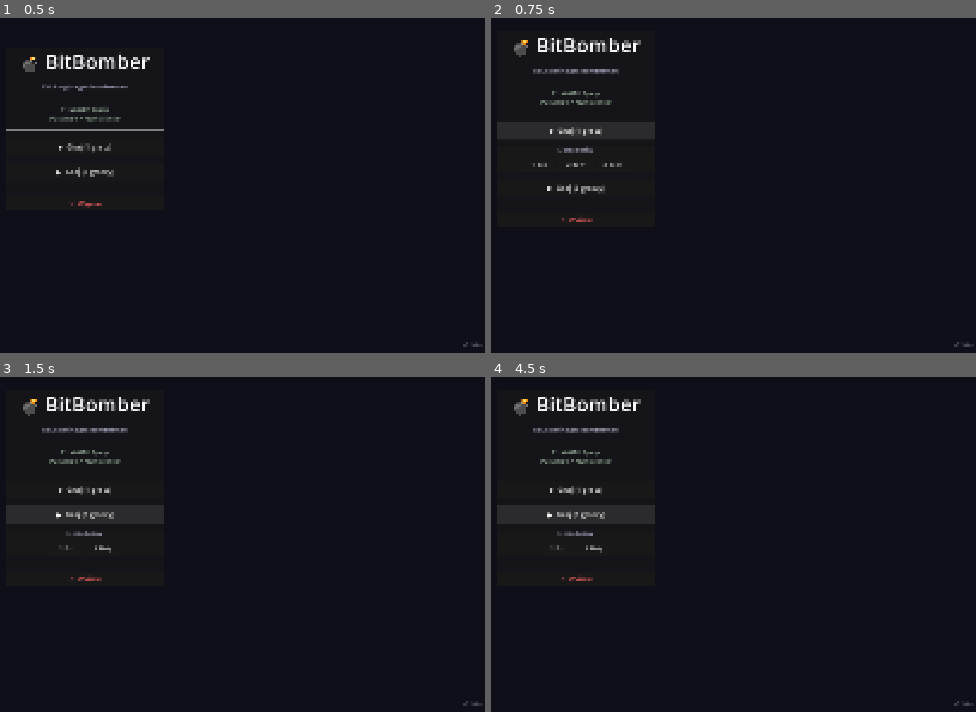
Above: before the commit, frames 1-4 (two rows, left to right).
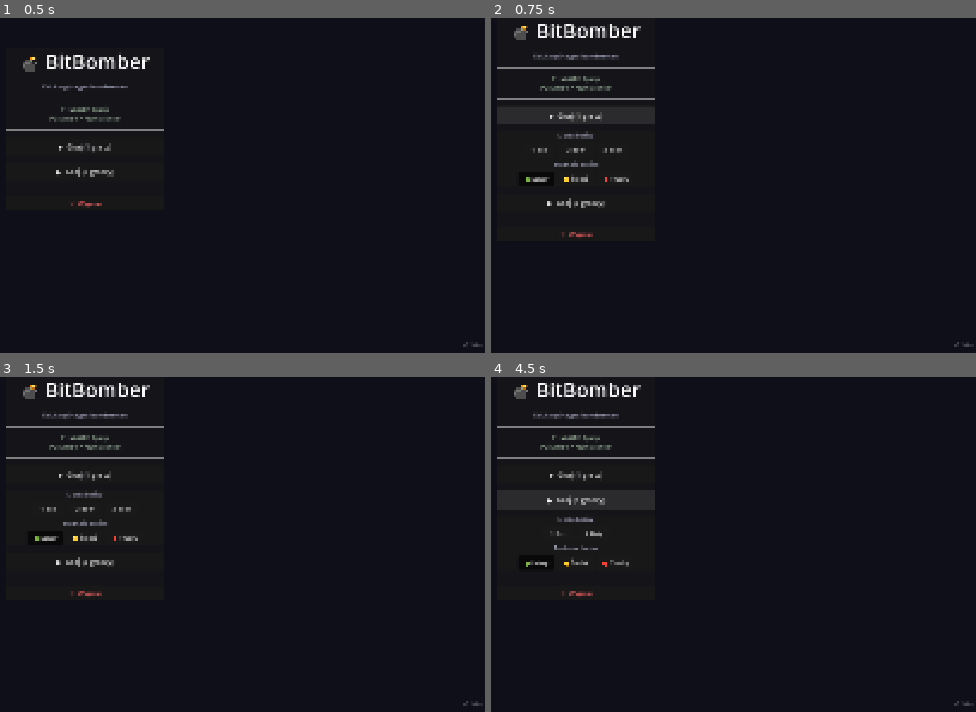
Above: after the commit, the same moments.

Repository: DaVideX12324/BitBomber
Game: Godot game, scene res://scenes/game.tscn
Same seed, same stepped clock (60 frames per second), same inputs: the game is played once before the commit and once after it.
Inputs (mouse positions are in pixels of both pictures, inside the frame that each line leads up to):
- Up to frame 1 (0.5 s): no input
- Up to frame 2 (0.75 s): click "▶ Graj (1 gracz)" at 0.5 s
- Up to frame 3 (1.5 s): click (43, 537) at 1.25 s, where only the run after the commit has a clickable "🟢 Łatwy"
- Up to frame 4 (4.5 s): click (578, 537) at 2 s, where only the run after the commit has a clickable "🟡 Średni"; click (617, 537) at 2.75 s, where only the run after the commit has a clickable "🔴 Trudny"; click "▶ Graj (1 gracz)" at 3.5 s; click "▶ Graj (2 graczy)" at 4.25 s

Frame 1 is identical in both runs. In frame 2, 3.9% of the frame differs, in the area x 1-34%, y 1-66%; in frame 3, 3.9%; in frame 4, 3.7%.

Commit message:
feat: dodaj wybór poziomu trudności botów w menu głównym

Diff:
--- a/scenes/menus/main_menu.tscn
+++ b/scenes/menus/main_menu.tscn
@@ -57,8 +57,7 @@
 layout_mode = 2
 theme_override_colors/font_color = Color(0.65, 0.75, 0.65, 1)
 theme_override_font_sizes/font_size = 13
-text = "P1: WASD + Spacja
-P2: Strzałki + Num0 / Enter"
+text = "P1: WASD + Spacja\nP2: Strzałki + Num0 / Enter"
 horizontal_alignment = 1
 
 [node name="Sep2" type="HSeparator" parent="Center/Panel/VBox" unique_id=1925169792]
@@ -108,6 +107,40 @@
 theme_override_font_sizes/font_size = 14
 text = "3 Boty"
 
+[node name="DiffLabel1P" type="Label" parent="Center/Panel/VBox/Panel1P/VBox1P" unique_id=100000001]
+layout_mode = 2
+theme_override_colors/font_color = Color(0.7, 0.7, 0.8, 1)
+theme_override_font_sizes/font_size = 13
+text = "Trudność botów:"
+horizontal_alignment = 1
+
+[node name="HBoxDiff1P" type="HBoxContainer" parent="Center/Panel/VBox/Panel1P/VBox1P" unique_id=100000002]
+layout_mode = 2
+theme_override_constants/separation = 8
+alignment = 1
+
+[node name="Diff1P_Easy" type="Button" parent="Center/Panel/VBox/Panel1P/VBox1P/HBoxDiff1P" unique_id=100000003]
+custom_minimum_size = Vector2(88, 36)
+layout_mode = 2
+theme_override_font_sizes/font_size = 13
+text = "🟢 Łatwy"
+toggle_mode = true
+button_pressed = true
+
+[node name="Diff1P_Medium" type="Button" parent="Center/Panel/VBox/Panel1P/VBox1P/HBoxDiff1P" unique_id=100000004]
+custom_minimum_size = Vector2(88, 36)
+layout_mode = 2
+theme_override_font_sizes/font_size = 13
+text = "🟡 Średni"
+toggle_mode = true
+
+[node name="Diff1P_Hard" type="Button" parent="Center/Panel/VBox/Panel1P/VBox1P/HBoxDiff1P" unique_id=100000005]
+custom_minimum_size = Vector2(88, 36)
+layout_mode = 2
+theme_override_font_sizes/font_size = 13
+text = "🔴 Trudny"
+toggle_mode = true
+
 [node name="Btn2P" type="Button" parent="Center/Panel/VBox" unique_id=1893811316]
 custom_minimum_size = Vector2(0, 44)
 layout_mode = 2
@@ -145,6 +178,40 @@
 layout_mode = 2
 theme_override_font_sizes/font_size = 14
 text = "2 Boty"
+
+[node name="DiffLabel2P" type="Label" parent="Center/Panel/VBox/Panel2P/VBox2P" unique_id=100000011]
+layout_mode = 2
+theme_override_colors/font_color = Color(0.7, 0.7, 0.8, 1)
+theme_override_font_sizes/font_size = 13
+text = "Trudność botów:"
+horizontal_alignment = 1
+
+[node name="HBoxDiff2P" type="HBoxContainer" parent="Center/Panel/VBox/Panel2P/VBox2P" unique_id=100000012]
+layout_mode = 2
+theme_override_constants/separation = 8
+alignment = 1
+
+[node name="Diff2P_Easy" type="Button" parent="Center/Panel/VBox/Panel2P/VBox2P/HBoxDiff2P" unique_id=100000013]
+custom_minimum_size = Vector2(88, 36)
+layout_mode = 2
+theme_override_font_sizes/font_size = 13
+text = "🟢 Łatwy"
+toggle_mode = true
+button_pressed = true
+
+[node name="Diff2P_Medium" type="Button" parent="Center/Panel/VBox/Panel2P/VBox2P/HBoxDiff2P" unique_id=100000014]
+custom_minimum_size = Vector2(88, 36)
+layout_mode = 2
+theme_override_font_sizes/font_size = 13
+text = "🟡 Średni"
+toggle_mode = true
+
+[node name="Diff2P_Hard" type="Button" parent="Center/Panel/VBox/Panel2P/VBox2P/HBoxDiff2P" unique_id=100000015]
+custom_minimum_size = Vector2(88, 36)
+layout_mode = 2
+theme_override_font_sizes/font_size = 13
+text = "🔴 Trudny"
+toggle_mode = true
 
 [node name="Sep3" type="HSeparator" parent="Center/Panel/VBox" unique_id=33520659]
 layout_mode = 2
--- a/scripts/main_menu.gd
+++ b/scripts/main_menu.gd
@@ -2,34 +2,85 @@
 
 ## Menu główne BitBomber.
 ## Kliknięcie Btn1P/Btn2P rozwija panel wyboru liczby botów.
-## Kliknięcie przycisku bota natychmiast startuje grę.
+## Pod wyborem botów widoczny jest rząd wyboru trudności (radio-style toggle).
+## Kliknięcie przycisku liczby botów natychmiast startuje grę z wybraną trudnością.
 
 @onready var _btn1p   : Button         = $Center/Panel/VBox/Btn1P
 @onready var _btn2p   : Button         = $Center/Panel/VBox/Btn2P
 @onready var _panel1p : PanelContainer = $Center/Panel/VBox/Panel1P
 @onready var _panel2p : PanelContainer = $Center/Panel/VBox/Panel2P
 
+# Przyciski trudności 1P
+@onready var _diff1p_easy   : Button = $Center/Panel/VBox/Panel1P/VBox1P/HBoxDiff1P/Diff1P_Easy
+@onready var _diff1p_medium : Button = $Center/Panel/VBox/Panel1P/VBox1P/HBoxDiff1P/Diff1P_Medium
+@onready var _diff1p_hard   : Button = $Center/Panel/VBox/Panel1P/VBox1P/HBoxDiff1P/Diff1P_Hard
+
+# Przyciski trudności 2P
+@onready var _diff2p_easy   : Button = $Center/Panel/VBox/Panel2P/VBox2P/HBoxDiff2P/Diff2P_Easy
+@onready var _diff2p_medium : Button = $Center/Panel/VBox/Panel2P/VBox2P/HBoxDiff2P/Diff2P_Medium
+@onready var _diff2p_hard   : Button = $Center/Panel/VBox/Panel2P/VBox2P/HBoxDiff2P/Diff2P_Hard
+
+# Aktualnie wybrana trudność (0=Easy 1=Medium 2=Hard)
+var _selected_diff_1p : int = 0
+var _selected_diff_2p : int = 0
+
 
 func _ready() -> void:
 	_btn1p.pressed.connect(_toggle_panel.bind(_panel1p, _panel2p))
 	_btn2p.pressed.connect(_toggle_panel.bind(_panel2p, _panel1p))
 
-	# 1P — 1/2/3 boty
-	$Center/Panel/VBox/Panel1P/VBox1P/HBox1P/Bot1P_1.pressed.connect(func(): _start(1, 1))
-	$Center/Panel/VBox/Panel1P/VBox1P/HBox1P/Bot1P_2.pressed.connect(func(): _start(1, 2))
-	$Center/Panel/VBox/Panel1P/VBox1P/HBox1P/Bot1P_3.pressed.connect(func(): _start(1, 3))
+	# 1P — liczba botów
+	$Center/Panel/VBox/Panel1P/VBox1P/HBox1P/Bot1P_1.pressed.connect(func(): _start(1, 1, _selected_diff_1p))
+	$Center/Panel/VBox/Panel1P/VBox1P/HBox1P/Bot1P_2.pressed.connect(func(): _start(1, 2, _selected_diff_1p))
+	$Center/Panel/VBox/Panel1P/VBox1P/HBox1P/Bot1P_3.pressed.connect(func(): _start(1, 3, _selected_diff_1p))
 
-	# 2P — 1/2 boty
-	$Center/Panel/VBox/Panel2P/VBox2P/HBox2P/Bot2P_1.pressed.connect(func(): _start(2, 1))
-	$Center/Panel/VBox/Panel2P/VBox2P/HBox2P/Bot2P_2.pressed.connect(func(): _start(2, 2))
+	# 2P — liczba botów
+	$Center/Panel/VBox/Panel2P/VBox2P/HBox2P/Bot2P_1.pressed.connect(func(): _start(2, 1, _selected_diff_2p))
+	$Center/Panel/VBox/Panel2P/VBox2P/HBox2P/Bot2P_2.pressed.connect(func(): _start(2, 2, _selected_diff_2p))
+
+	# 1P — trudność (radio)
+	_diff1p_easy.pressed.connect(func():   _set_diff(0, true))
+	_diff1p_medium.pressed.connect(func(): _set_diff(1, true))
+	_diff1p_hard.pressed.connect(func():   _set_diff(2, true))
+
+	# 2P — trudność (radio)
+	_diff2p_easy.pressed.connect(func():   _set_diff(0, false))
+	_diff2p_medium.pressed.connect(func(): _set_diff(1, false))
+	_diff2p_hard.pressed.connect(func():   _set_diff(2, false))
 
 	$Center/Panel/VBox/BtnQuit.pressed.connect(get_tree().quit)
 
+	_refresh_diff_buttons(true)
+	_refresh_diff_buttons(false)
+
+
+# ---------------------------------------------------------------------------
 
 func _toggle_panel(show_panel: PanelContainer, hide_panel: PanelContainer) -> void:
 	hide_panel.visible = false
 	show_panel.visible = not show_panel.visible
 
 
-func _start(humans: int, bots: int) -> void:
+## Ustaw trudność i odśwież wizualny stan przycisków (radio-style).
+func _set_diff(level: int, is_1p: bool) -> void:
+	if is_1p:
+		_selected_diff_1p = level
+	else:
+		_selected_diff_2p = level
+	_refresh_diff_buttons(is_1p)
+
+
+func _refresh_diff_buttons(is_1p: bool) -> void:
+	var level := _selected_diff_1p if is_1p else _selected_diff_2p
+	var btns : Array[Button]
+	if is_1p:
+		btns = [_diff1p_easy, _diff1p_medium, _diff1p_hard]
+	else:
+		btns = [_diff2p_easy, _diff2p_medium, _diff2p_hard]
+	for i in btns.size():
+		btns[i].button_pressed = (i == level)
+
+
+func _start(humans: int, bots: int, diff: int) -> void:
+	GameManager.bot_difficulty = diff
 	GameManager.start_game(humans, bots)
